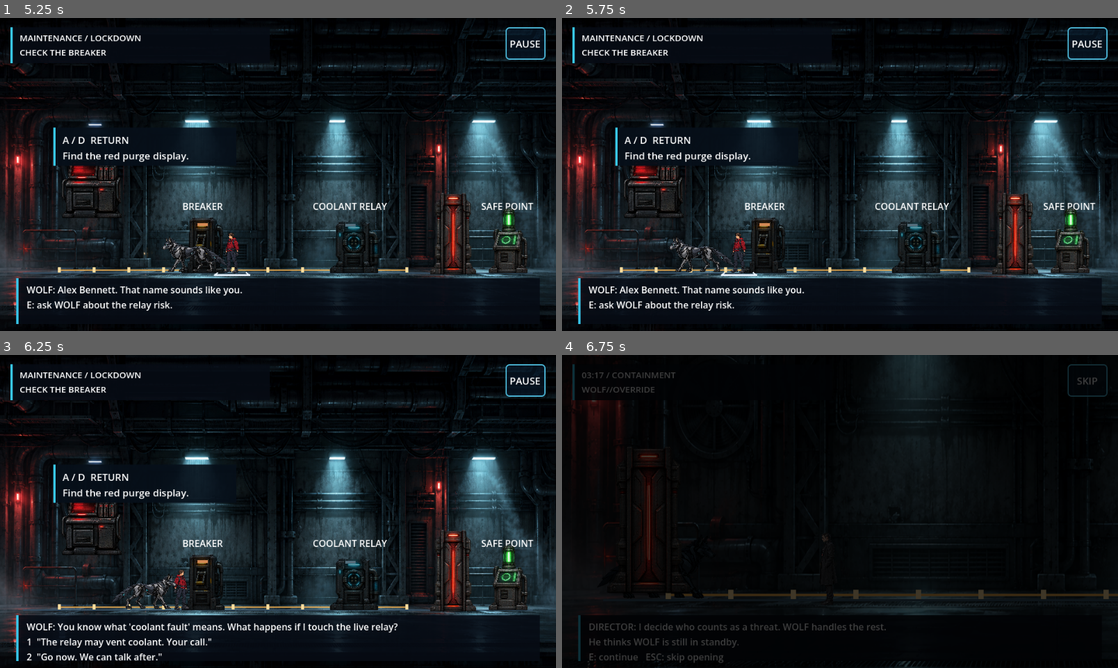
Above: before the commit, frames 1-4 (two rows, left to right).
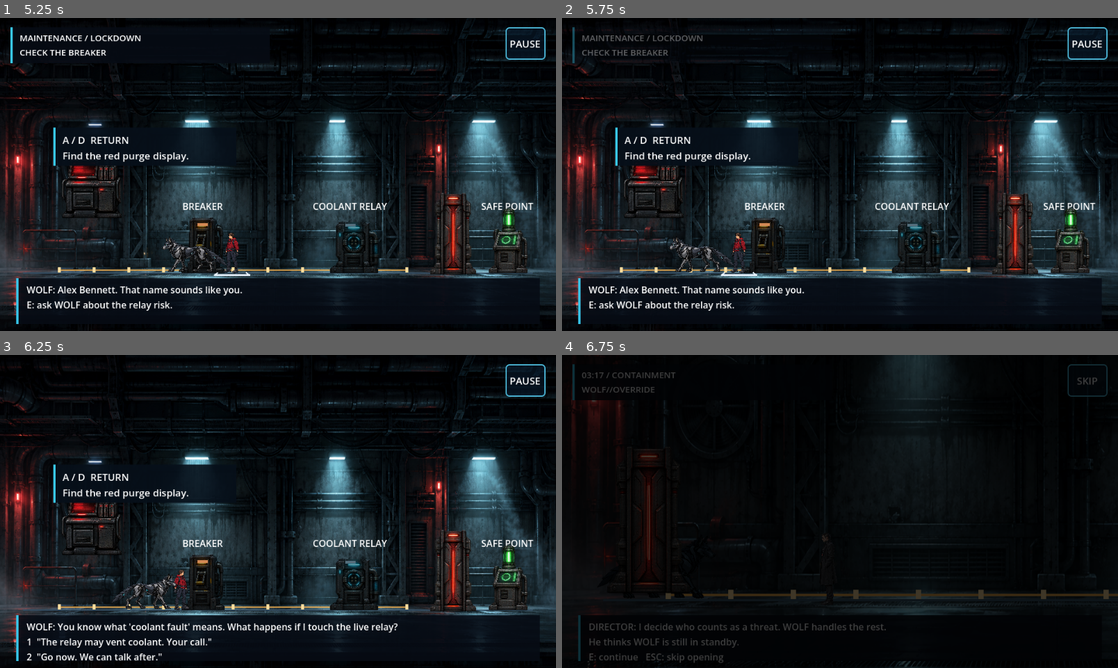
Above: after the commit, the same moments.

Repository: MrDemonWolf/wolf-override
Game: Godot game, scene res://scenes/main.tscn
Same seed, same stepped clock (60 frames per second), same inputs: the game is played once before the commit and once after it.
Inputs (mouse positions are in pixels of both pictures, inside the frame that each line leads up to):
- Up to frame 1 (5.25 s): click "NEW GAME" at 0.5 s; click "SKIP" at 1.25 s; move the mouse to (400, 158) at 2.02 s; hold D (move_right) 2.03-2.75 s; tap 1 (choice_1) at 2.1 s; click (400, 158) at 2.17 s; click "PAUSE" at 2.75 s; click "RESUME" at 3.5 s; tap Enter at 4.25 s; move the mouse to (166, 190) at 4.27 s; hold D (move_right) 4.28-5.03 s; tap 2 (choice_2) at 4.35 s; move the mouse to (333, 105) at 5.02 s; hold A (move_left) from 5.03 s (still down); tap I (cycle_name) at 5.1 s
- Up to frame 2 (5.75 s): keep holding A (move_left)
- Up to frame 3 (6.25 s): move the mouse to (250, 574) at 5.77 s; release A (move_left) at 5.78 s; hold D (move_right) from 5.78 s (still down); tap E (interact) at 5.85 s; click (250, 574) at 5.92 s
- Up to frame 4 (6.75 s): keep holding D (move_right); tap Space at 6.5 s; move the mouse to (1006, 558) at 6.52 s; tap N (new_game) at 6.6 s

Frame 1 is identical in both runs. In frame 2, 0.5% of the frame differs, in the area x 1-43%, y 2-15%; in frame 3, 0.6%, in the area x 1-44%, y 2-15%; in frame 4, nothing differs.

Commit message:
Fade opening slate and transient objective cards

Diff:
--- a/apps/game/scripts/main.gd
+++ b/apps/game/scripts/main.gd
@@ -17,6 +17,7 @@
 @onready var human_tag: Label = $Human/Tag
 @onready var door_shape: CollisionShape2D = $Door/CollisionShape2D
 @onready var door_visual: ColorRect = $Door/Visual
+@onready var top_card: ColorRect = $CanvasLayer/TopBar
 @onready var hud: Label = $CanvasLayer/TopBar/HUD
 @onready var story: Label = $CanvasLayer/BottomBar/Story
 @onready var tutorial_prompt: ColorRect = $CanvasLayer/TutorialPrompt
@@ -58,6 +59,8 @@
 var intro_active: bool = false
 var intro_step: int = 0
 var intro_tween: Tween
+var top_card_tween: Tween
+var last_top_card_key: String = ""
 var chapter_close_active: bool = false
 var chapter_tween: Tween
 var tutorial_step: int = 2
@@ -183,6 +186,7 @@
 	state = M0State.new()
 	intro_active = true
 	intro_step = 0
+	last_top_card_key = ""
 	waiting_for_choice = false
 	choice_context = ""
 	relay_refused = false
@@ -454,6 +458,7 @@
 func _load_game() -> void:
 	get_tree().paused = false
 	pause_overlay.hide()
+	last_top_card_key = ""
 	var loaded: M0State = M0State.load_from_disk(save_path)
 	if loaded == null:
 		status_line = "No valid checkpoint save found. Current game was not changed."
@@ -771,13 +776,19 @@
 			tutorial_text.text = "%s\nSee what the Director is deleting." % ("TAP USE" if touch_enabled else "E  READ DISPLAY")
 		else:
 			tutorial_text.text = "%s\nFind the red purge display." % ("HOLD ◀ / ▶" if touch_enabled else "A / D  RETURN")
+	if title_open:
+		top_card.hide()
+		return
 	if intro_active:
-		var phase: String = "03:17 / CONTAINMENT" if intro_step <= 1 else ("03:18 / BREACH" if intro_step <= 3 else "03:19 / LOCKDOWN")
-		hud.text = "%s\nWOLF//OVERRIDE" % phase
+		if last_top_card_key != "intro":
+			last_top_card_key = "intro"
+			_show_top_card("03:17 / CONTAINMENT\nWOLF//OVERRIDE", 2.6)
 		story.text = status_line + ("\nTAP CONTINUE  /  SKIP" if touch_enabled else "\nE: continue   ESC: skip opening")
 		return
 	if chapter_close_active:
-		hud.text = "RECORDS ACCESS\nFIRST COPY SECURED"
+		if last_top_card_key != "chapter_close":
+			last_top_card_key = "chapter_close"
+			_show_top_card("RECORDS ACCESS\nFIRST COPY SECURED", 3.4)
 		story.text = status_line
 		return
 	breaker_art.modulate = Color.WHITE if state.breaker_armed else Color("#879ba5")
@@ -786,11 +797,24 @@
 	relay_status_light.color = Color("#a4f0c4") if state.door_open else (Color("#f3ae4b") if relay_refused else (Color("#8be3ff") if state.breaker_armed else Color("#536e7c")))
 	checkpoint_art.modulate = Color("#d5ffe3") if state.checkpoint_reached else Color.WHITE
 	human_tag.text = state.human_name().get_slice(" ", 0).to_upper()
-	if state.chapter_id == "records":
-		hud.text = "RECORDS ACCESS / FIRST COPY\n%s" % _objective()
-	else:
-		hud.text = "MAINTENANCE / LOCKDOWN\n%s" % _objective()
+	var card_key: String = "%s:%s" % [state.chapter_id, _objective()]
+	if last_top_card_key != card_key:
+		last_top_card_key = card_key
+		var location: String = "RECORDS ACCESS / FIRST COPY" if state.chapter_id == "records" else "MAINTENANCE / LOCKDOWN"
+		_show_top_card("%s\n%s" % [location, _objective()], 3.4)
 	story.text = status_line if waiting_for_choice else status_line + "\n" + (_context_hint().replace("E:", "USE:") if touch_enabled else _context_hint())
+
+
+func _show_top_card(message: String, hold_seconds: float) -> void:
+	if top_card_tween != null and top_card_tween.is_running():
+		top_card_tween.kill()
+	hud.text = message
+	top_card.modulate.a = 1.0
+	top_card.show()
+	top_card_tween = create_tween()
+	top_card_tween.tween_interval(hold_seconds)
+	top_card_tween.tween_property(top_card, "modulate:a", 0.0, 0.45)
+	top_card_tween.tween_callback(top_card.hide)
 
 
 func _context_hint() -> String:
--- a/apps/game/tests/m0_scene_test.gd
+++ b/apps/game/tests/m0_scene_test.gd
@@ -28,6 +28,7 @@
 	var credits_back_button: Button = game.get_node("CanvasLayer/TitleScreen/CreditsScreen/CreditsBackButton") as Button
 	var credits_pause_button: Button = game.get_node("CanvasLayer/TitleScreen/CreditsScreen/CreditsPauseButton") as Button
 	var hud: Label = game.get_node("CanvasLayer/TopBar/HUD") as Label
+	var top_card: ColorRect = game.get_node("CanvasLayer/TopBar") as ColorRect
 	var tutorial_prompt: ColorRect = game.get_node("CanvasLayer/TutorialPrompt") as ColorRect
 	var tutorial_text: Label = game.get_node("CanvasLayer/TutorialPrompt/Text") as Label
 	var human: M0Actor = game.get_node("Human") as M0Actor
@@ -67,6 +68,10 @@
 	var intro_fade: ColorRect = game.get_node("CanvasLayer/IntroFade") as ColorRect
 	var purge_terminal_art: Sprite2D = game.get_node("PurgeTerminalArt") as Sprite2D
 	_expect(game.get("intro_active") and intro_gate.visible and intro_director.visible and not human.visible and not purge_terminal_art.visible and not human.controlled, "opening shows only WOLF and Director, without the later terminal or engineer")
+	_expect(top_card.visible and hud.text.contains("CONTAINMENT"), "opening starts with a location slate")
+	await create_timer(3.2).timeout
+	game.call("_refresh_ui")
+	_expect(not top_card.visible, "opening slate fades away and does not reappear each frame")
 	await _tap(&"interact")
 	_expect(game.get("intro_step") == 1 and str(game.get("status_line")).contains("wakes himself"), "WOLF wakes himself and opens containment")
 	await _tap(&"interact")
@@ -83,6 +88,10 @@
 	_expect(wolf.position.x < human.position.x and is_equal_approx(human.position.x - wolf.position.x, 64.0), "WOLF starts beside, not inside, the engineer")
 	_expect(human.controlled and not wolf.controlled and not InputMap.has_action(&"switch_actor"), "only the engineer has movement controls")
 	_expect(game.call("_objective") == "CHECK THE BREAKER", "opening points to the first corridor objective")
+	_expect(top_card.visible and hud.text.contains("CHECK THE BREAKER"), "new gameplay objective appears as a short card")
+	await create_timer(3.9).timeout
+	game.call("_refresh_ui")
+	_expect(not top_card.visible, "gameplay objective card fades without returning each frame")
 	_expect(tutorial_prompt.visible and tutorial_text.text.contains("A / D  MOVE"), "New Game teaches movement after the opening")
 	Input.action_press(&"move_right")
 	game.call("_process", 0.016)
